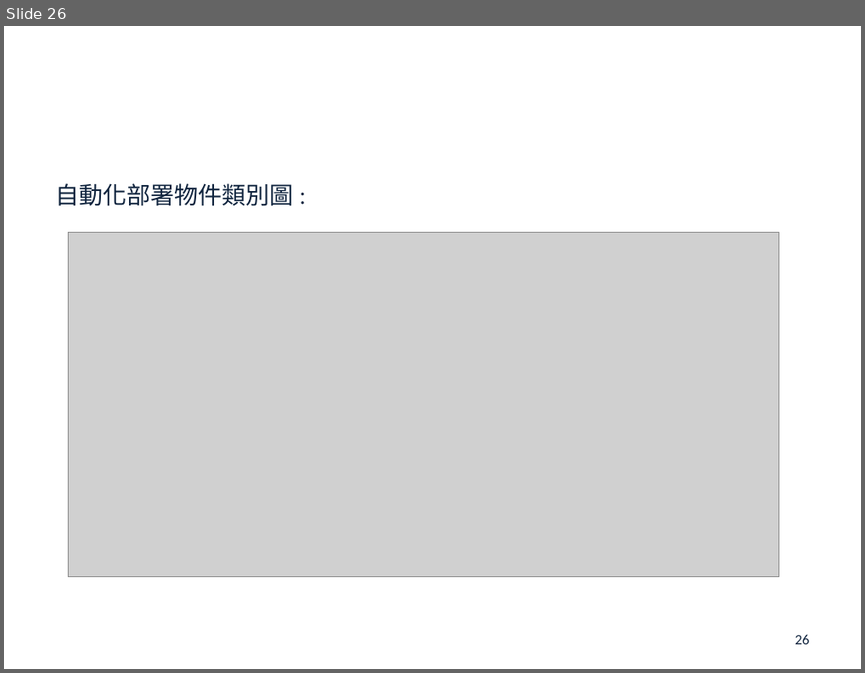
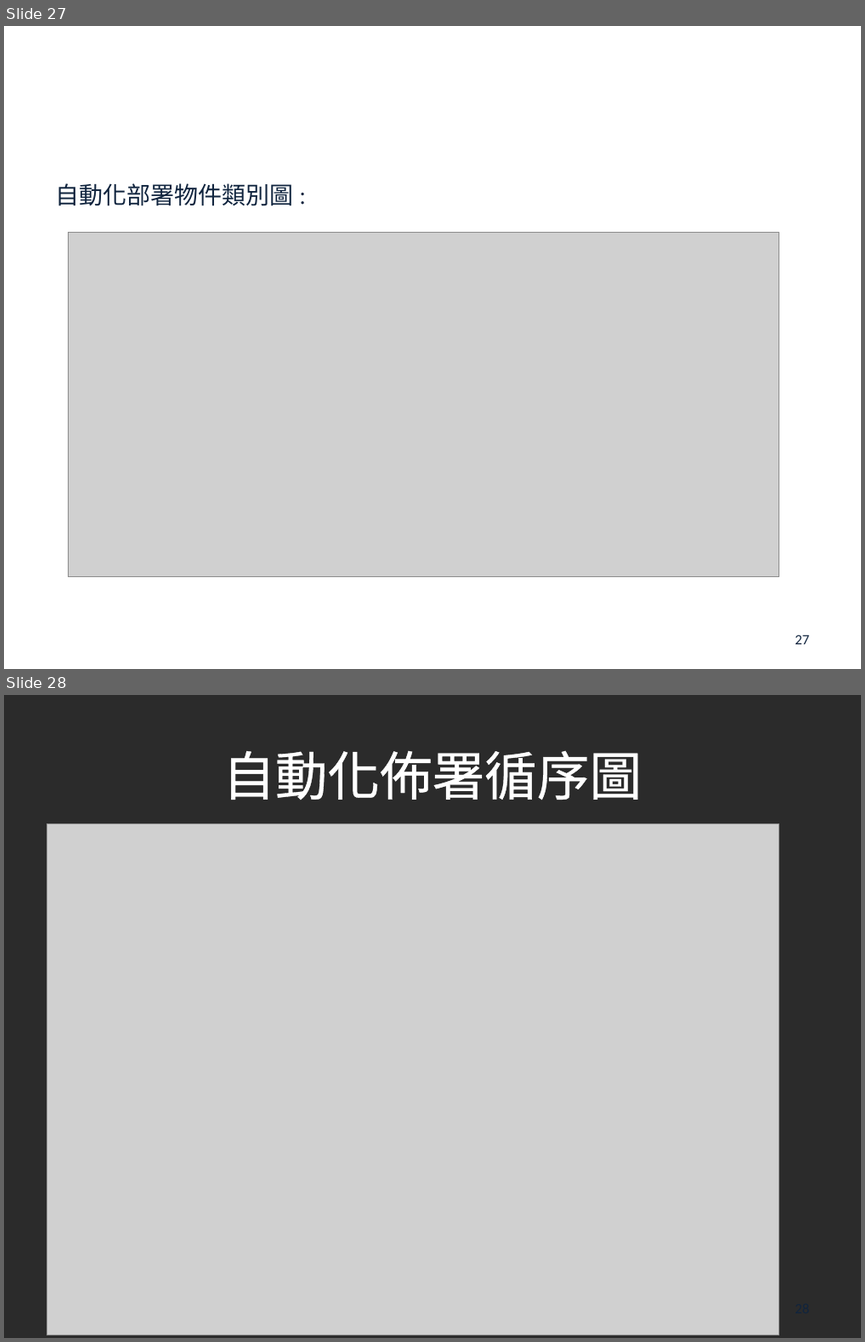
Before and after one commit to john78530/thesis, a slide deck: Oral.pptx. Shown one above the other, each under a label of ours: slide 26 before the commit, slides 27 and 28 after it. The pictures are 865x673 and 865x1342 pixels, drawn with LibreOffice and Linux fonts; fonts in the diff are those of the drawing; grey boxes stand for pictures; background and template pictures are left out; a plain dark background stands for a picture behind light text. Boxes give left, top, right and bottom in pixels: in the first picture for what was removed or moved away, otherwise in the second. Text is boxed around its words. In the diff, an @@ line names an element or a change of style, - is before the commit and + after.

```diff
--- a/Oral.pptx
+++ b/Oral.pptx
@@ slide 28 added at (x1=4, y1=695, x2=861, y2=1338), background picture (left out) @@
@@ title added at (x1=222, y1=750, x2=642, y2=800), 44 pt, text #FFFFFF @@
+自動化佈署循序圖
@@ picture added at (x1=46, y1=823, x2=778, y2=1334) @@
@@ page number added at (x1=619, y1=1291, x2=818, y2=1325), 12 pt, text #0F243E @@
+28
@@ what was slide 26 is now slide 27 @@
@@ page number at (x1=794, y1=635, x2=809, y2=644): text changed @@
-26
+27
```
Also in this commit, not shown: 20 slides changed, 15 other slides added, 3 slides removed, 1 other file.
